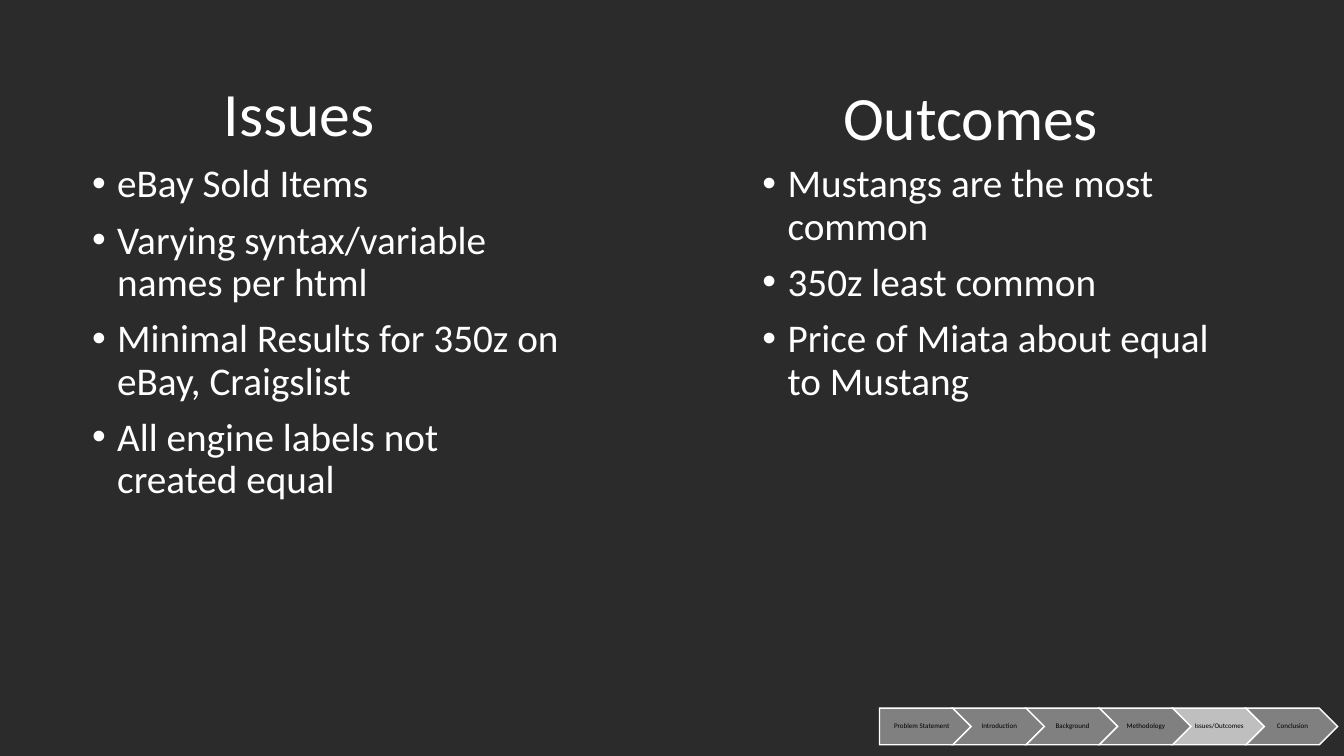
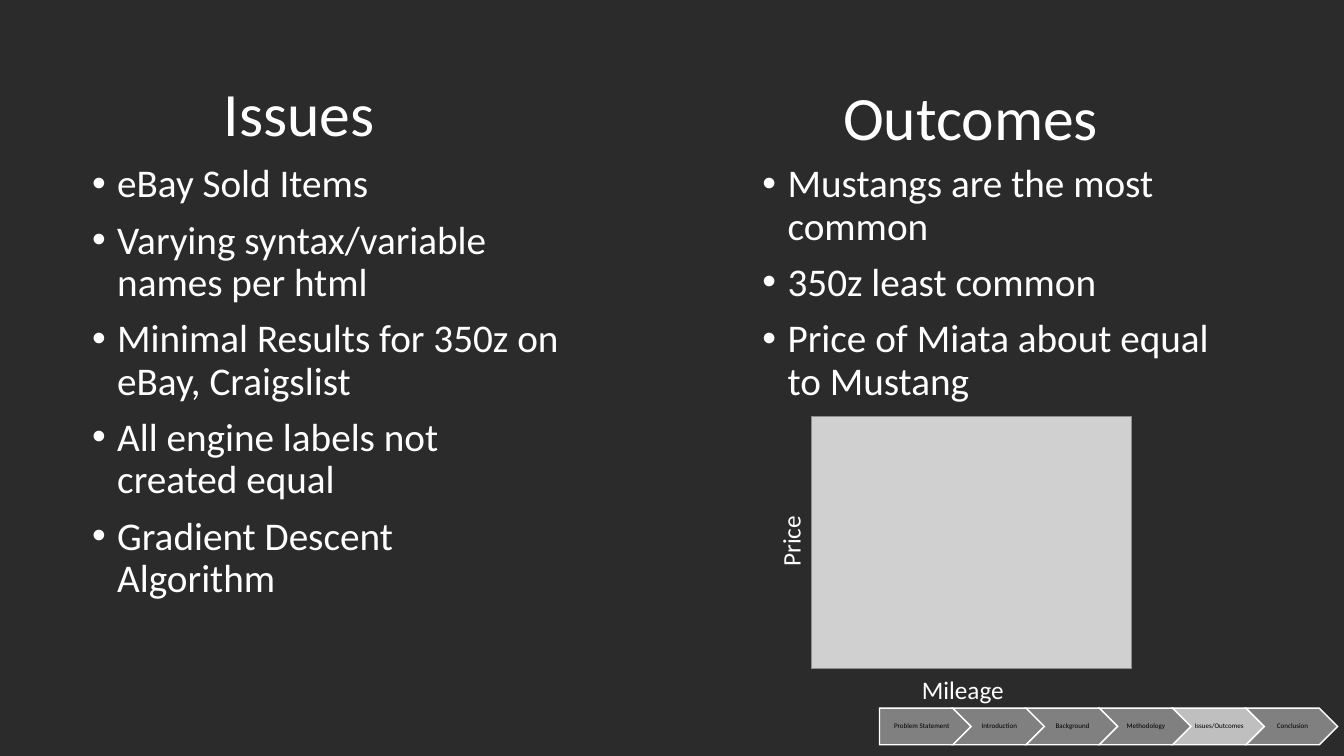
Before and after one commit to amFoco/DS-Final-Project, a slide deck: slide 6 of Used Car Price Estimator.pptx. Drawn at 1344x756 pixels with LibreOffice and Linux fonts; fonts in the diff are those of the drawing; grey boxes stand for pictures; background and template pictures are left out; a plain dark background stands for a picture behind light text. Boxes give left, top, right and bottom in pixels: in the first picture for what was removed or moved away, otherwise in the second. Text is boxed around its words. In the diff, an @@ line names an element or a change of style, - is before the commit and + after.

Commit message:
yuh

```diff
--- a/Used Car Price Estimator.pptx
+++ b/Used Car Price Estimator.pptx
@@ picture added at (812, 416, 1132, 668) @@
@@ text at (117, 522, 393, 599): paragraph added @@
+• Gradient Descent Algorithm
@@ text added at (777, 521, 808, 564), 18 pt, text #FFFFFF @@
+Price
@@ text added at (922, 681, 1004, 704), 18 pt, text #FFFFFF @@
+Mileage
```
